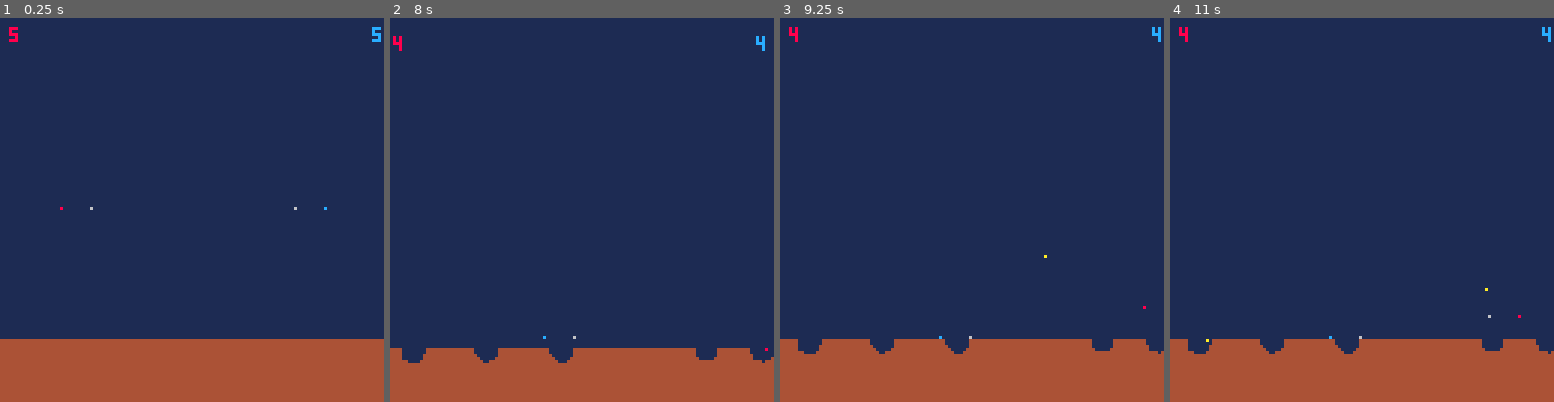
Above: before the commit, frames 1-4 (left to right).
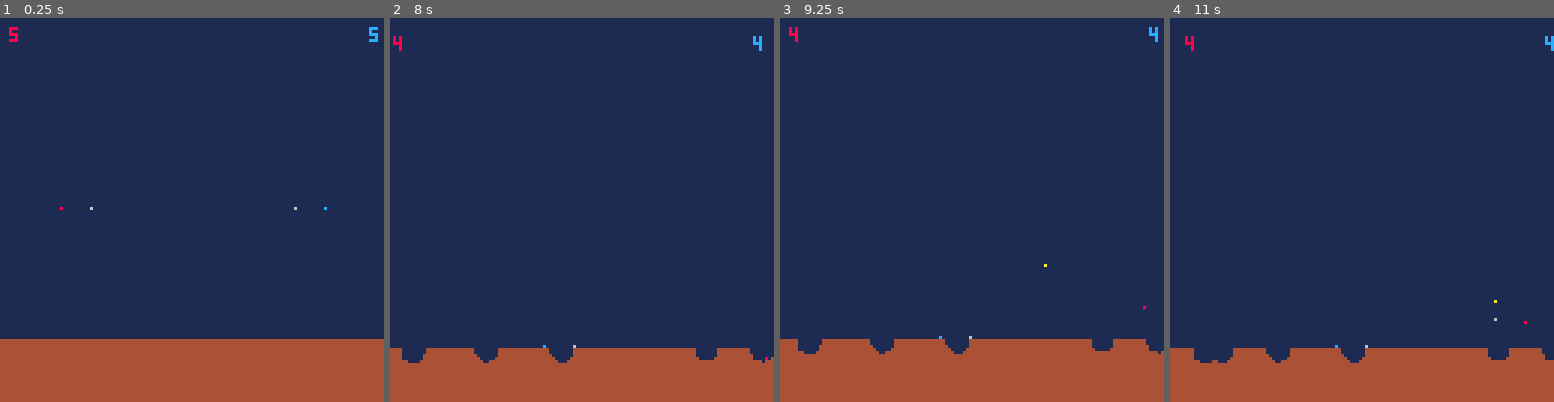
Above: after the commit, the same moments.

Repository: iamapea/miniature_jam
Game: PICO-8 cartridge mini.p8
Same seed, same stepped clock (60 frames per second), same inputs: the game is played once before the commit and once after it.
Inputs:
- Up to frame 1 (0.25 s): no input
- Up to frame 2 (8 s): tap X (X key) at 0.33, 1.07, 1.85, 2.97, 4.08, 5.2, 6.32, 7.43 s; tap O (Z key) at 0.7, 1.7, 2.1, 2.5, 2.9, 3.3, 3.7, 4.1, 4.5, 4.9, 5.3, 5.7, 6.1, 6.5, 6.9, 7.3, 7.7 s; hold Right 1.6-2.1 s; hold Up 2.15-2.42 s; hold Right 2.47-3.03 s; hold Left 3.08-3.58 s; hold Down 3.63-3.97 s; hold Right 4.02-4.68 s; hold Up 4.73-5.03 s; hold Left 5.08-5.68 s; hold Down 5.73-6.03 s; hold Right 6.08-6.58 s; hold Right 6.63-7.13 s; hold Up 7.18-7.45 s; hold Right from 7.5 s (still down)
- Up to frame 3 (9.25 s): release Right at 8.07 s; tap O (Z key) at 8.1, 8.5, 8.9 s; hold Left 8.12-8.62 s; tap X (X key) at 8.55 s; hold Down 8.67-9 s; hold Right from 9.05 s (still down)
- Up to frame 4 (11 s): tap O (Z key) every 0.4 s from 9.3 to 10.9 s; tap X (X key) at 9.67, 10.78 s; release Right at 9.72 s; hold Up 9.77-10.07 s; hold Left 10.12-10.72 s; hold Down from 10.77 s (still down)

The runs differ from the first frame. In frame 1, less than 0.1% of the frame differs, in the area x 96-100%, y 2-7%; in frame 2, 0.1%; in frame 3, 0.1%; in frame 4, 2.7%, in the area x 0-100%, y 2-90%.

Commit message:
remove dependence on ground color for collision check (check if ground exists instead)

Diff:
--- a/mini.p8
+++ b/mini.p8
@@ -14,6 +14,7 @@
  aim_speed = 0.015
  ground_color = 4
  ground_height = 20
+ ground_top_y = world_size_y+ground_height+1
  grav_acc_bullet = 0.01
  grav_acc_player = 0.05
  cooldown_bullet = 60
@@ -34,12 +35,15 @@
  -- bullets
  bullets = {}
  -- ground
+ ground_x_offset = 2 --start groundleft of screen, so you don't see the border during screen-shake
  ground = init_ground()
  --screen shake variables
  intensity = 0
  shake_control = 5
  --state variables
  winner = nil --idx of player when state == over
+ debug_str = ""
+ debug_pxl = {0,0}
 end
 
 function init_ground()
@@ -47,9 +51,9 @@
  iy=world_size_y-ground_height
  for i=iy, world_size_y+2 do
   g_row = {}
-  ix = -2
+  ix = -ground_x_offset
   add(g_row,new_ground(ix,i,ground_color))
-  while ix <= world_size_x+2 do
+  while ix <= world_size_x+ground_x_offset do
    add(g_row,new_ground(ix,i,ground_color))
    ix += 1
   end
@@ -158,7 +162,7 @@
   pset(b.x,b.y,col_bullet)
  end
  --draw lives
- pos_x = {3,124}
+ pos_x = {3,123}
  pos_y = {3,3}
  for i = 1,#players do
   print(players[i].lives,
@@ -171,7 +175,8 @@
         40,64,players[winner].c)
  end
  -- debug
- --print(players[1].aim)
+ --print(debug_str,0,10)
+ --pset(debug_pxl[0],debug_pxl[1],7)
 end
 
 function shake()
@@ -199,6 +204,7 @@
  it.ay = grav_acc
  it.c = c --color
  it.exists = true
+ it.debug = false
  return it
 end
 
@@ -242,21 +248,29 @@
 function ground_exists(x,y)
  --check if a ground at x,y exists
  --.. there must be a better way to index 2d array...
- for row in ground do
-  if row==6 then
-   for col in row do
-    if col==7 then
-     return col.exists
+ i_y = y-world_size_y+ground_height+1
+ i_x = x+ground_x_offset+2
+ for i_row = 1,#ground do
+  if i_row==flr(i_y) then
+   row = ground[i_row]
+   for i_col = 1,#row do
+    if i_col==flr(i_x) then
+     --todo: remove
+     debug_pxl[0] = row[i_col].x
+     debug_pxl[1] = row[i_col].y
+     return row[i_col].exists
     end
    end
   end
  end
+ return false
 end
 -->8
 -- physics -------------------
 function collision_ground(t)
  -- if current pixel is ground
- if pget(t.x,t.y)==ground_color then
+-- if pget(t.x,t.y)==ground_color then
+ if ground_exists(t.x,t.y) then
   if t.is_explosive then
    explode(t)
   end
@@ -267,7 +281,8 @@
    t.vy = 0
   else
    --move up out of ground
-   while  pget(t.x,t.y)==ground_color do
+   --while  pget(t.x,t.y)==ground_color do
+   while ground_exists(t.x,t.y) do
     t.y = flr(t.y)-1
    end
    t.is_airborne = false
@@ -277,7 +292,8 @@
 
 function is_on_ground(t)
  -- if pixel below is ground
- if pget(t.x,t.y+1)==ground_color then
+ --if pget(t.x,t.y+1)==ground_color then
+ if ground_exists(t.x,t.y+1) then
   t.is_airborne = false
   return true
  else
@@ -306,20 +322,20 @@
 end
 
 function collision_left(t)
- if pget(t.x-1,t.y)==ground_color and
-    pget(t.x-1,t.y-1)==ground_color and
-   (pget(t.x-1,t.y-2)==ground_color or
-    pget(t.x,  t.y-1)==ground_color) then
+ if ground_exists(t.x-1,t.y) and
+    ground_exists(t.x-1,t.y-1) and
+   (ground_exists(t.x-1,t.y-2) or
+    ground_exists(t.x,  t.y-1)) then
   return true
  end
  return false
 end
 
 function collision_right(t)
- if pget(t.x+1,t.y)==ground_color and
-    pget(t.x+1,t.y-1)==ground_color and
-   (pget(t.x+1,t.y-2)==ground_color or
-    pget(t.x,  t.y-1)==ground_color) then
+ if ground_exists(t.x+1,t.y) and
+    ground_exists(t.x+1,t.y-1) and
+   (ground_exists(t.x+1,t.y-2) or
+    ground_exists(t.x,  t.y-1)) then
   return true
  end
  return false
